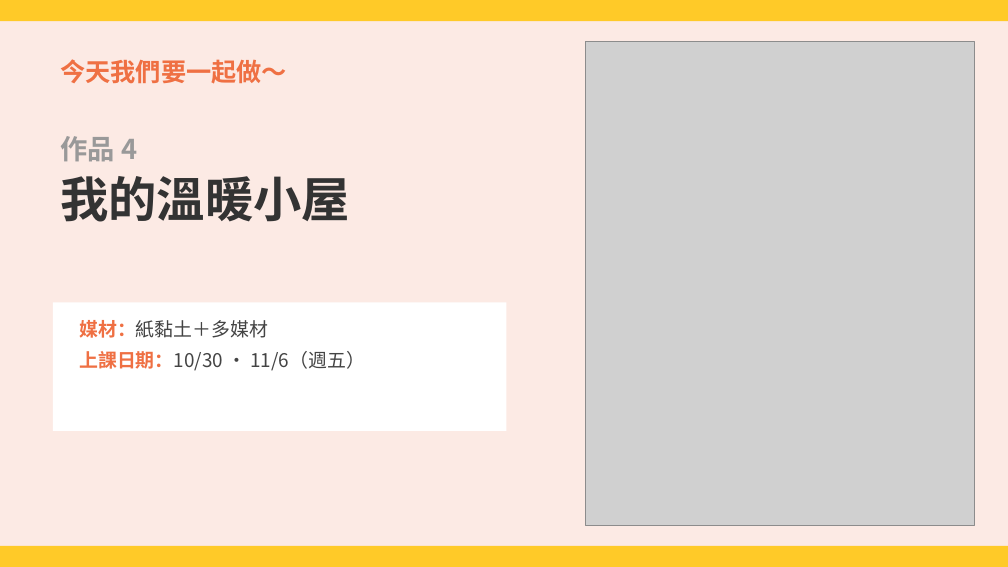
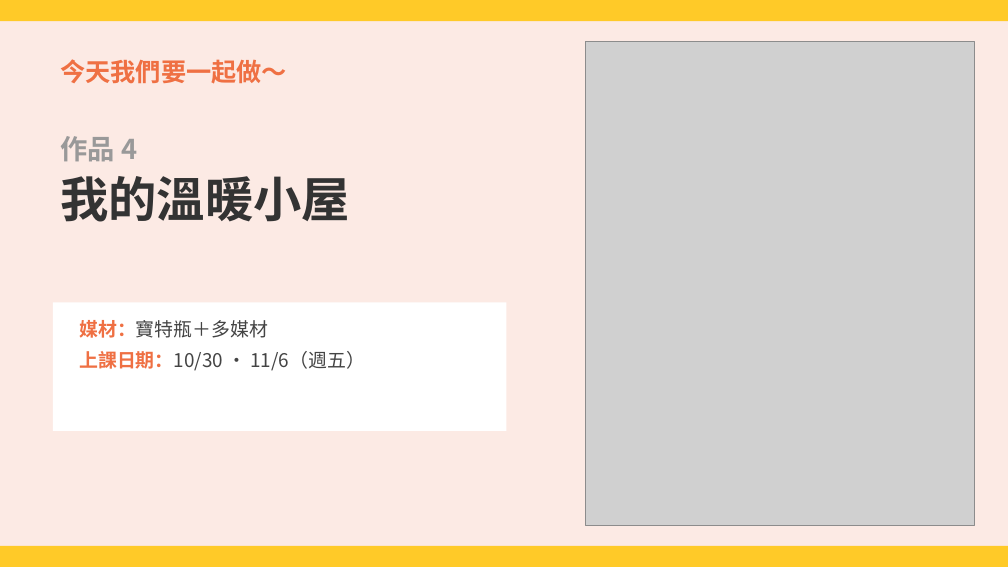
Before and after one commit to serina168/mandala-beginner, a slide deck: slide 1 of 上課簡報_作品4_我的溫暖小屋.pptx. Drawn at 1008x567 pixels with LibreOffice and Linux fonts; fonts in the diff are those of the drawing; grey boxes stand for pictures. Boxes give left, top, right and bottom in pixels: in the first picture for what was removed or moved away, otherwise in the second. Text is boxed around its words. In the diff, an @@ line names an element or a change of style, - is before the commit and + after.

```diff
--- a/上課簡報_作品4_我的溫暖小屋.pptx
+++ b/上課簡報_作品4_我的溫暖小屋.pptx
@@ text at bbox=[79, 320, 268, 338]: text changed @@
-媒材：紙黏土＋多媒材
+媒材：寶特瓶＋多媒材
```
Also in this commit, not shown: 3 other slides changed, 6 other files.
